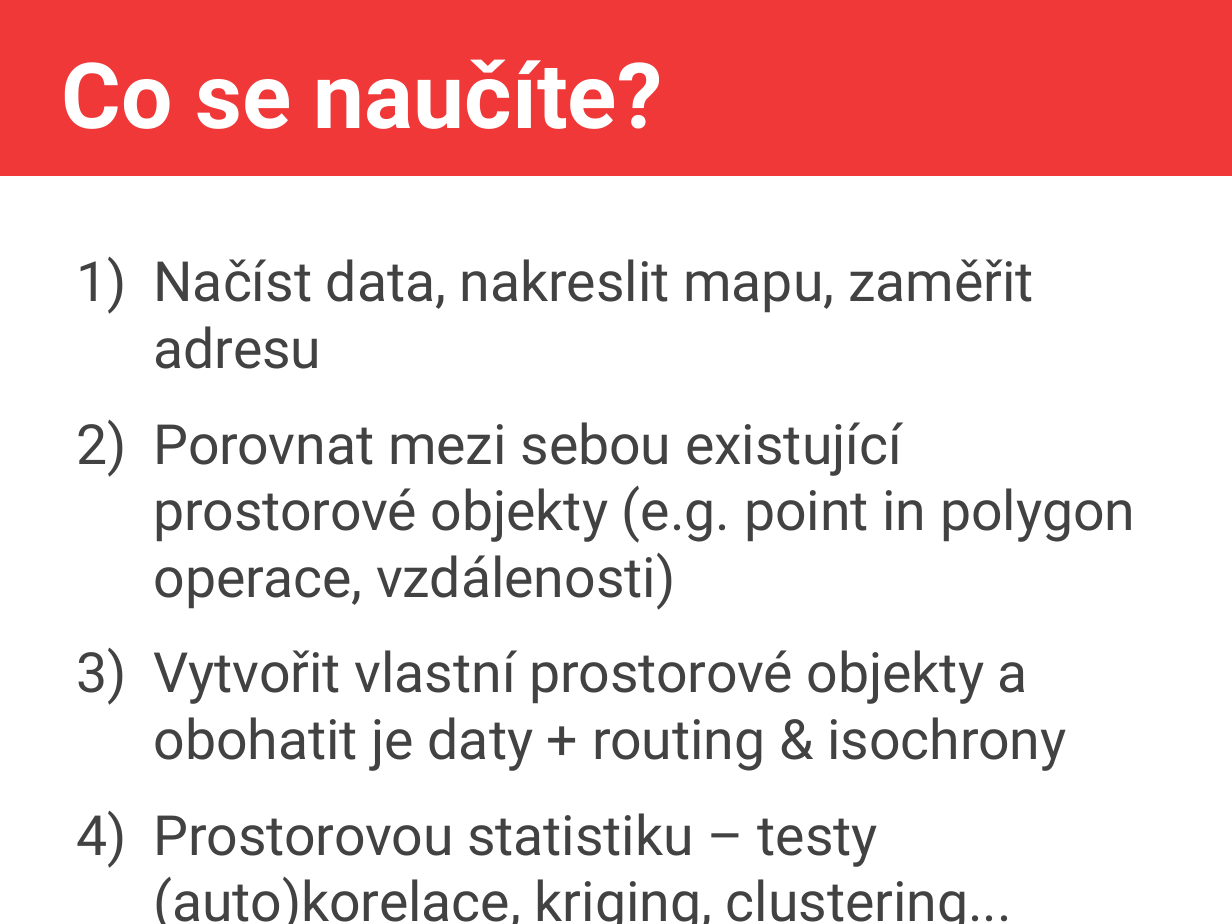
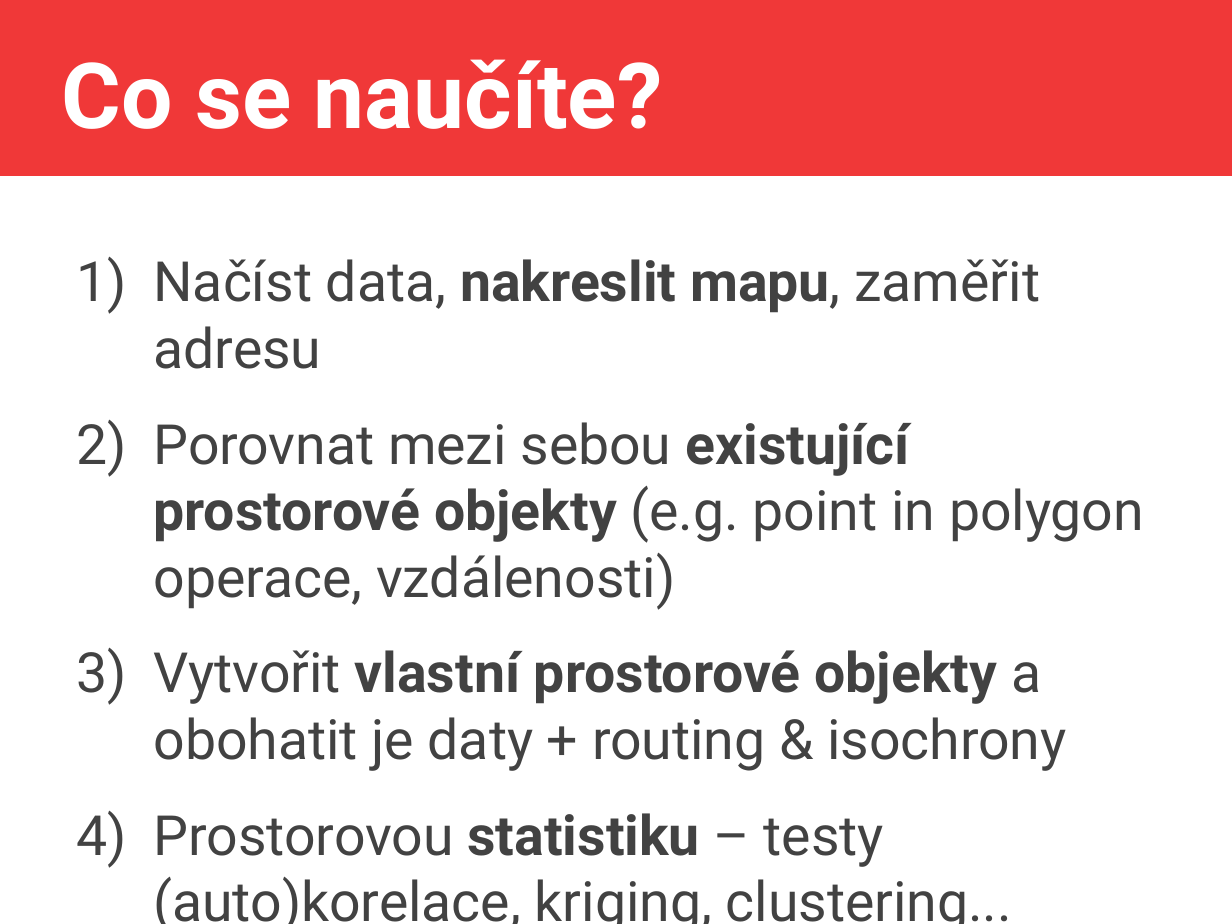
Before and after one commit to jlacko/4EK418, a slide deck: slide 3 of prez/0 - intro 4EK418.odp. Drawn at 1232x924 pixels with LibreOffice and Linux fonts; fonts in the diff are those of the drawing. Boxes give left, top, right and bottom in pixels: in the first picture for what was removed or moved away, otherwise in the second. Text is boxed around its words. In the diff, an @@ line names an element or a change of style, - is before the commit and + after.

```diff
--- a/prez/0 - intro 4EK418.odp
+++ b/prez/0 - intro 4EK418.odp
@@ text "Načíst data, nakreslit mapu, zaměřit ..." at (154,259,1144,924): bold on in "nakreslit mapu,", "existující prostorové objekty", "vlastní prostorové objekty", "statistiku" @@
```
Also in this commit, not shown: 2 other slides changed, 4 other files.
